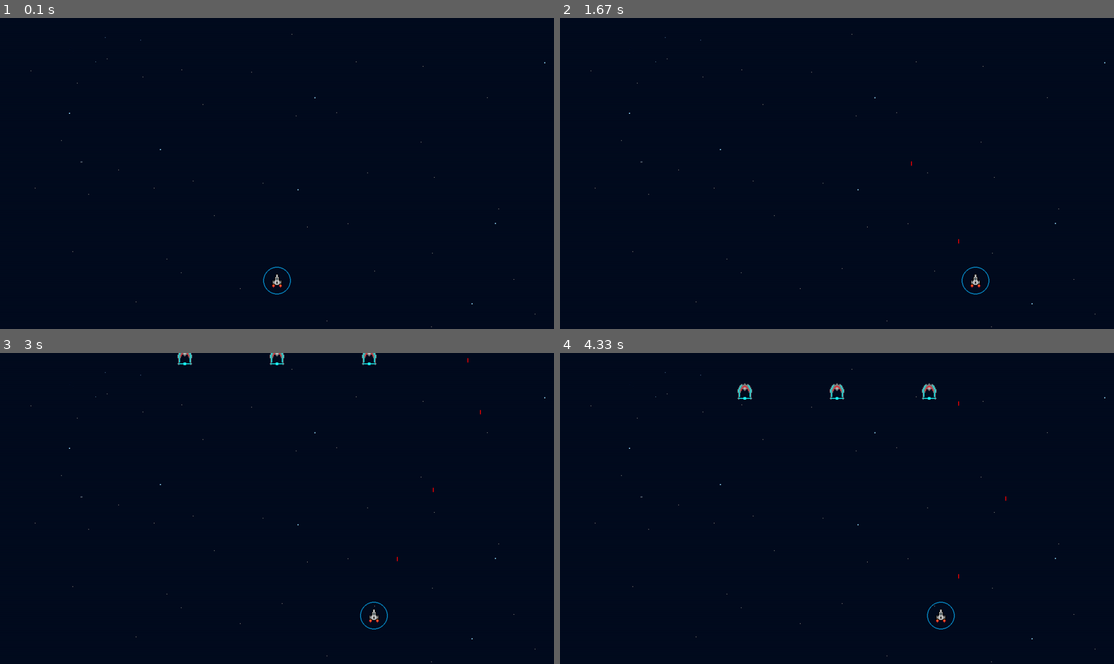
Above: before the commit, frames 1-4 (two rows, left to right).
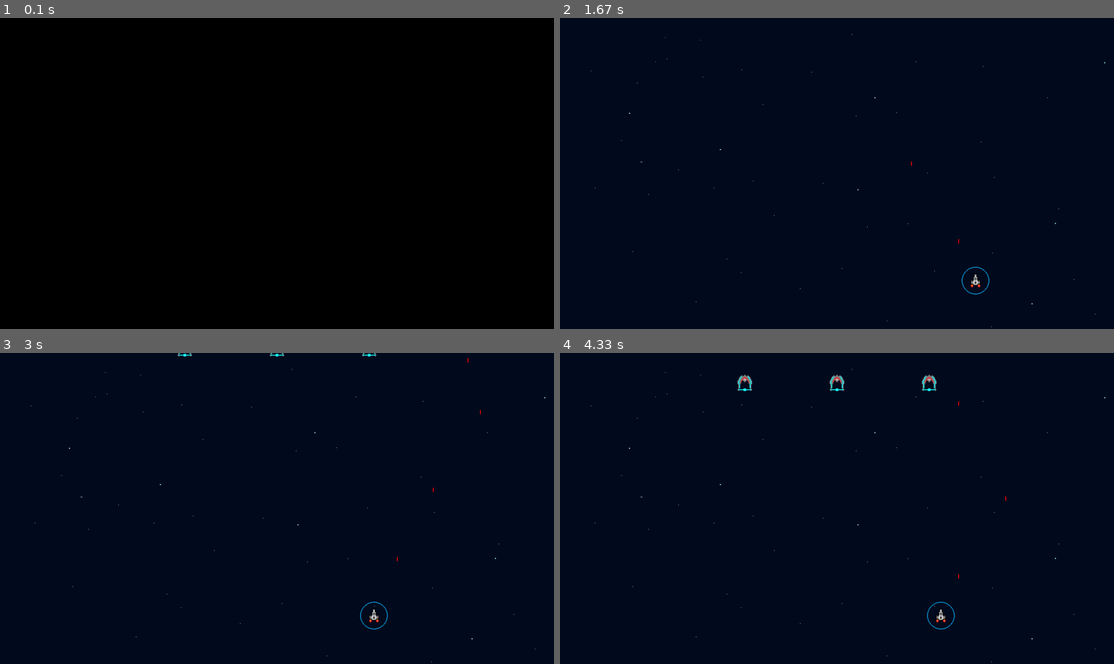
Above: after the commit, the same moments.

Repository: dagrooms52/SpaceBattle
Game: pygame game, started from Source/Code/main.py
Same seed, same stepped clock (60 frames per second), same inputs: the game is played once before the commit and once after it.
Inputs:
- Up to frame 1 (0.1 s): no input
- Up to frame 2 (1.67 s): tap Enter at 0.33 s; hold Enter 0.67-1.13 s; hold Right 0.67-1.13 s; hold Right 1.17-1.63 s; tap Space at 1.23, 1.53 s
- Up to frame 3 (3 s): hold Right 1.67-2.13 s; tap Space at 1.73, 2.03, 2.23, 2.53, 2.8 s; hold Left 2.17-2.7 s; hold Left from 2.73 s (still down)
- Up to frame 4 (4.33 s): tap Space at 3.1, 3.23, 3.53, 3.9, 4.2 s; release Left at 3.13 s; hold Right 3.17-3.8 s; hold Left 3.83-4.3 s

The runs differ from the first frame. In frame 1, 100% of the frame differs, in the area x 0-100%, y 0-100%; in frame 2, nothing differs; in frame 3, 0.2%; in frame 4, 0.4%.

Commit message:
Start screen on stack
Added start screen to the screen stack, but it is currently blank. Press
enter to start the game.

Diff:
--- a/Source/Code/main.py
+++ b/Source/Code/main.py
@@ -21,8 +21,11 @@
 
 # Create and push screens to drawing list
 screenstack = []
-gameScreen = GameScreen()
+startScreen = StartMenu(screen)
+gameScreen = GameScreen(screen)
+
 screenstack.append(gameScreen)
+screenstack.append(startScreen)
 
 # --- Main Loop ---
 while not done:
@@ -40,11 +43,16 @@
                     event = pygame.event.wait()
                     if event.type == pygame.KEYDOWN and event.key == pygame.K_p:
                         pause = False
+            if event.key == pygame.K_RETURN:
+                # Check which screen is up
+                if screenstack[-1].getType() == "StartMenu":
+                    screenstack.pop()
 
     # --- Drawing Code ---
 
     # Draw the top screen on the stack
-    screenstack[-1].draw(screen, instructList)
+    # Certain events push or pop certain screens onto the stack
+    screenstack[-1].draw(instructList)
 
     # --- End Drawing Code ---
     pygame.display.flip()
--- a/Source/Code/screens.py
+++ b/Source/Code/screens.py
@@ -2,20 +2,41 @@
 # Different screens for the game
 
 import pygame
+import ui
 from classes import *
+from constants import *
 
 class BaseScreen(object):
     def draw(self, instructions):
         pass
+    def getType(self):
+        return "BaseScreen"
 
 class StartMenu(BaseScreen):
+    def __init__(self, screen):
+        self.width = screen.get_width()
+        self.height = screen.get_height()
+        self.bgRGB = (34, 49, 63) #ebony
+        self.buttonRGB = (218, 223, 225)
+        self.highlightRGB = (25, 181, 254)
+        self.form = ui.Form(10, 10)
+
     def draw(self, instructions):
-        pass
+        self.form.draw()
+
+    def getType(self):
+        return "StartMenu"
+
 
 class GameScreen(BaseScreen):
 
-    def __init__(self):
-        self.background_image = pygame.image.load("../Assets/Sprites/SpaceInvaderBackground.png").convert()
+    def __init__(self, screen):
+        self.screen = screen
+        self.width = screen.get_width()
+        self.height = screen.get_height()
+        self.background_image = pygame.image.load(
+            "../Assets/Sprites/SpaceInvaderBackground.png"
+            ).convert()
 
         # --- Sprite Lists ---
         self.laser_list = pygame.sprite.Group()
@@ -30,7 +51,7 @@
         self.numAliens = 100
 
         # Initialize player
-        self.player = Player(SCREEN_SIZE['width'] / 2)
+        self.player = Player(self.width / 2)
         self.player.setNumLasers(self.numAliens)
         self.moveLeft = False
         self.moveRight = False
@@ -48,7 +69,7 @@
         # Create the round's aliens
         # For positioning, have 1-5 aliens per "row"
         # Spread evenly on the row
-        swarm_width = SCREEN_SIZE['width'] / 2
+        swarm_width = self.width / 2
         aliens_left = self.numAliens
         row_count = 0
         while aliens_left > 0:
@@ -60,7 +81,7 @@
                 # Set alien position
                 increment = swarm_width / numberInRow
                 xpos = (j * increment) - (alien.width / 2) + (increment / 2) + \
-                       ((SCREEN_SIZE['width'] - swarm_width) / 2)
+                       ((self.width - swarm_width) / 2)
                 ypos = -row_count * (alien.height * 5)
                 alien.moveToCoord(xpos, ypos)
                 aliens_left -= 1
@@ -70,7 +91,7 @@
 
 
     # Drawing code, called from screen holder
-    def draw(self, screen, instructions):
+    def draw(self, instructions):
 
         # Handle any input
         for event in instructions:
@@ -153,13 +174,20 @@
                     print("You Lose")
 
         # Clear screen and draw sprites
-        screen.blit(self.background_image, [0, 0])
-        self.all_sprites_list.draw(screen)
+        self.screen.blit(self.background_image, [0, 0])
+        self.all_sprites_list.draw(self.screen)
+
+    def getType(self):
+        return "GameScreen"
 
 class PauseScreen(BaseScreen):
     def draw(self, instructions):
         pass
+    def getType(self):
+        return "PauseScreen"
 
 class OptionsScreen(BaseScreen):
     def draw(self, instructions):
         pass
+    def getType(self):
+        return "OptionsScreen"
--- /dev/null
+++ b/Source/Code/ui.py
@@ -0,0 +1,36 @@
+# User interface in pygame
+# Just buttons and forms
+
+import pygame
+
+class Form(pygame.sprite.Sprite):
+    def __init__(self, xpos, ypos):
+        pygame.sprite.Sprite.__init__(self)
+        self.width = 20
+        self.height = 20
+        self.x = xpos
+        self.y = ypos
+
+        self.image = pygame.Surface([self.x, self.y])
+        self.image.fill((34, 49, 63))
+
+    def draw(self):
+        pygame.draw.rect(self.image, (34, 49, 63),
+                         pygame.Rect((self.x, self.y),
+                                    (self.width, self.height)))
+        self.rect = self.image.get_rect()
+        self.rect.x = self.x
+        self.rect.y = self.y
+
+class Label:
+    def __init__(self):
+        pass
+
+class Button:
+    def __init__(self, xpos, ypos,
+                 size, text, color,
+                 hovercolor):
+        pass
+
+    def draw(self):
+        pass
